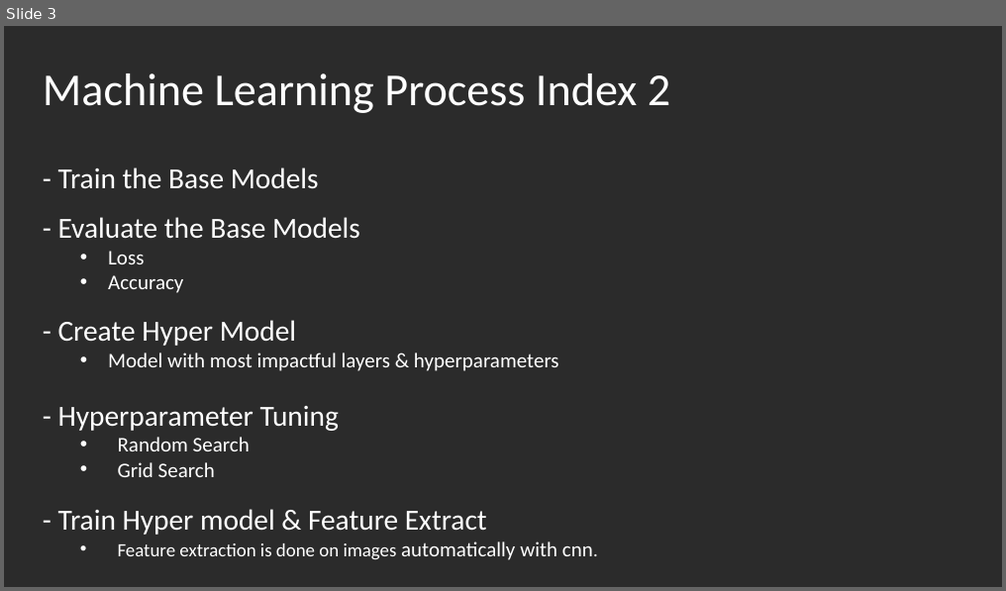
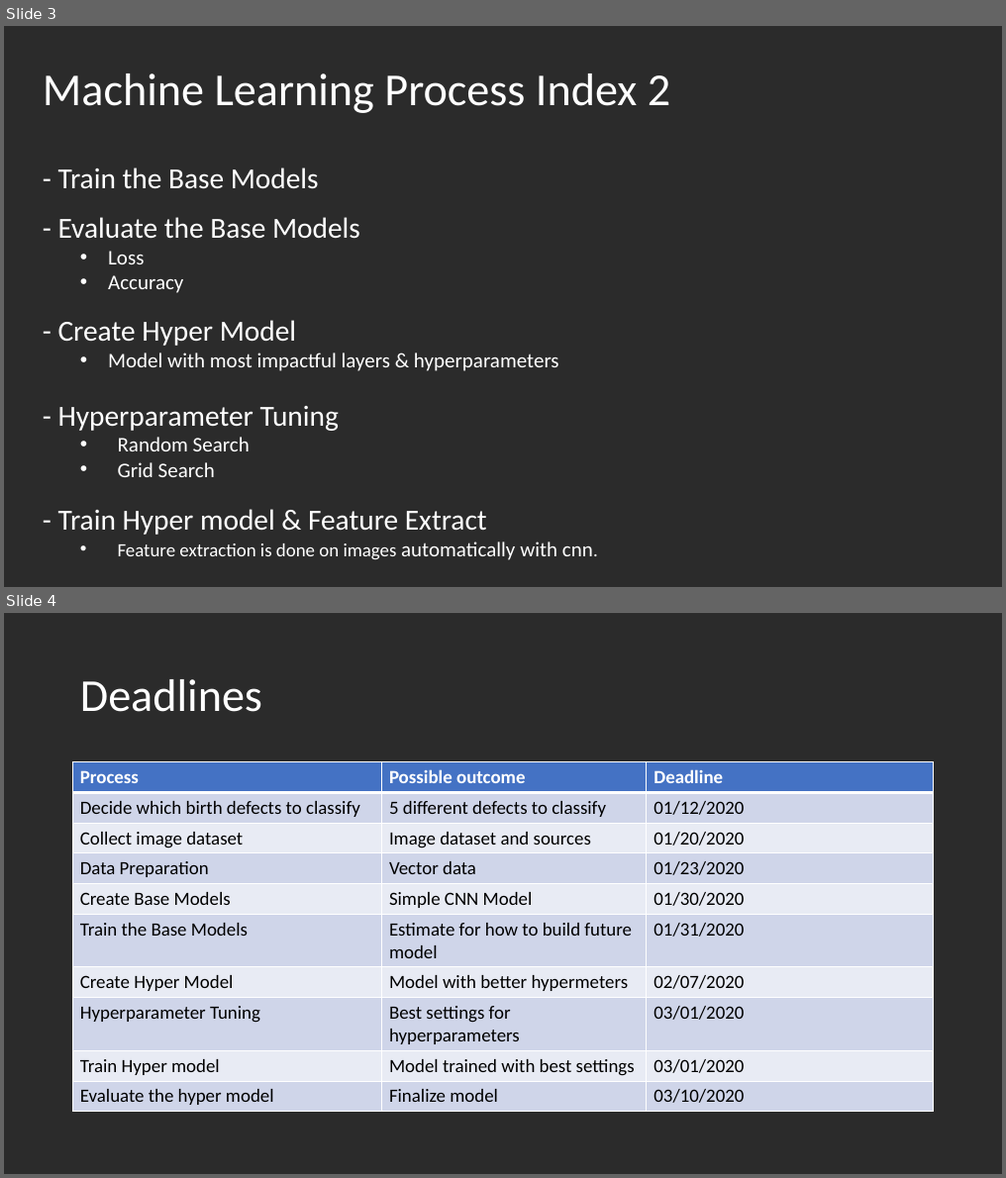
Before and after one commit to LaurentStar/Embryo-Defect-Classification, a slide deck: Classification of Embryo Defects Scan via Ultrasound.pptx. Shown one above the other, each under a label of ours: slide 3 before the commit, slides 3 and 4 after it. The pictures are 1006x591 and 1006x1178 pixels, drawn with LibreOffice and Linux fonts; fonts in the diff are those of the drawing; background and template pictures are left out; a plain dark background stands for a picture behind light text. Boxes give left, top, right and bottom in pixels: in the first picture for what was removed or moved away, otherwise in the second. Text is boxed around its words. In the diff, an @@ line names an element or a change of style, - is before the commit and + after.

Commit message:
Meeting and Deadlines

```diff
--- a/Classification of Embryo Defects Scan via Ultrasound.pptx
+++ b/Classification of Embryo Defects Scan via Ultrasound.pptx
@@ slide 4 added at box(4, 613, 1002, 1174), background picture (left out) @@
@@ title added at box(80, 679, 262, 712), 44 pt, text #FFFFFF @@
+Deadlines
@@ table added at box(73, 762, 934, 1109), 10 rows, 3 columns @@
+Process | Possible outcome | Deadline
+Decide which birth defects to classify | 5 different defects to classify | 01/12/2020
+Collect image dataset | Image dataset and sources | 01/20/2020
+Data Preparation | Vector data | 01/23/2020
+Create Base Models | Simple CNN Model | 01/30/2020
+Train the Base Models | Estimate for how to build future model | 01/31/2020
+Create Hyper Model | Model with better hypermeters | 02/07/2020
+Hyperparameter Tuning | Best settings for hyperparameters | 03/01/2020
+Train Hyper model | Model trained with best settings | 03/01/2020
+Evaluate the hyper model | Finalize model | 03/10/2020
```
Also in this commit, not shown: 1 other slide added.
